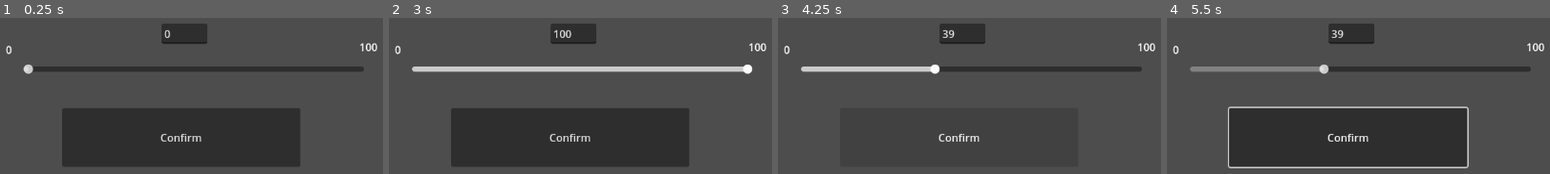
Above: before the commit, frames 1-4 (left to right).
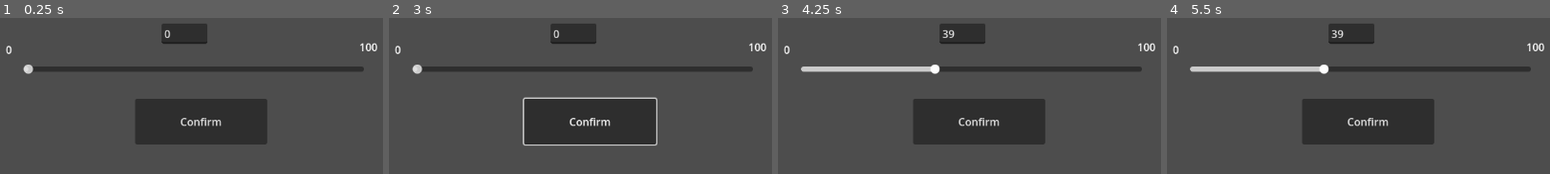
Above: after the commit, the same moments.

Repository: Gutek8134/poison-craft
Game: Godot game, scene res://scenes/prefabs/ui/split_slider.tscn
Two runs of this game, one before a commit and one after it. Both use one fixed random seed, a clock stepped at 60 frames per second and the inputs below. The project has no main scene, so this scene is started directly.
Inputs (mouse positions are in pixels of both pictures, inside the frame that each line leads up to):
- Up to frame 1 (0.25 s): no input
- Up to frame 2 (3 s): click "Confirm" at 0.5 s; click "Confirm" at 1.25 s; click "Confirm" at 2 s; tap Enter at 2.75 s; move the mouse to (752, 47) at 2.77 s; hold Shift from 2.78 s (still down); click (752, 47) at 2.92 s
- Up to frame 3 (4.25 s): release Shift at 3.5 s; tap Space at 3.5 s; drag from (820, 89) to (935, 153) at 3.52 s
- Up to frame 4 (5.5 s): tap Enter at 4.25 s; move the mouse to (outside the picture) at 4.27 s; hold Shift 4.28-5 s; click (outside the picture) at 4.42 s; tap Space at 5 s; drag from (1324, 153) to (outside the picture) at 5.02 s

The runs differ from the first frame. In frame 1, 18% of the frame differs, in the area x 16-79%, y 51-96%; in frame 2, 22%, in the area x 5-96%, y 7-96%; in frame 3, 2.7%; in frame 4, 20%.
Error before the commit: Invalid assignment of property or key 'text' with value of type 'String' on a base object of type 'null instance'. (res://scripts/inventory_manager.gd:14)

Commit message:
Fixed spawning of ingredients

Diff:
--- a/scenes/levels/main.tscn
+++ b/scenes/levels/main.tscn
@@ -62,3 +62,6 @@
 
 [node name="InventoryBox" parent="." instance=ExtResource("3_wkdsw")]
 position = Vector2(1008, 553)
+
+[node name="IngredientSpawn" type="Node2D" parent="."]
+position = Vector2(177, 363)
--- a/scenes/prefabs/ingredients/Blue Leaf.tscn
+++ b/scenes/prefabs/ingredients/Blue Leaf.tscn
@@ -38,6 +38,7 @@
 
 [node name="Container" parent="." instance=ExtResource("2_kimrc")]
 visible = false
+z_index = 2
 position = Vector2(12, -294)
 
 [node name="Area2D" type="Area2D" parent="Container"]
--- a/scenes/prefabs/ui/inventory_ui.tscn
+++ b/scenes/prefabs/ui/inventory_ui.tscn
@@ -10,8 +10,6 @@
 grow_horizontal = 2
 grow_vertical = 2
 script = ExtResource("1_kvqjj")
-x_offset = null
-time_to_show_inventory = null
 
 [node name="ScrollContainer" type="ScrollContainer" parent="."]
 layout_mode = 1
--- a/scenes/prefabs/ui/split_slider.tscn
+++ b/scenes/prefabs/ui/split_slider.tscn
@@ -11,45 +11,19 @@
 grow_vertical = 2
 script = ExtResource("1_duapj")
 
-[node name="MinimumValueText" type="RichTextLabel" parent="."]
-layout_mode = 1
-anchors_preset = -1
-anchor_left = 0.259
-anchor_top = 0.5
-anchor_right = 0.259
-anchor_bottom = 0.5
-offset_left = -95.368
-offset_top = -40.0
-offset_right = 90.632
-offset_bottom = -3.0
-bbcode_enabled = true
-text = "[center]0[/center]"
-
-[node name="MaximumValueText" type="RichTextLabel" parent="."]
-layout_mode = 1
-anchors_preset = -1
-anchor_left = 0.727
-anchor_top = 0.5
-anchor_right = 0.727
-anchor_bottom = 0.5
-offset_left = -92.5041
-offset_top = -44.0
-offset_right = 93.4959
-offset_bottom = -8.0
-bbcode_enabled = true
-text = "[center]100[/center]"
-
 [node name="Button" type="Button" parent="."]
 layout_mode = 1
-anchors_preset = -1
-anchor_left = 0.487
-anchor_top = 0.665
-anchor_right = 0.487
-anchor_bottom = 0.665
-offset_left = -185.024
-offset_top = -46.92
-offset_right = 173.976
-offset_bottom = 42.08
+anchors_preset = 8
+anchor_left = 0.5
+anchor_top = 0.5
+anchor_right = 0.5
+anchor_bottom = 0.5
+offset_left = -90.0
+offset_top = 46.0
+offset_right = 109.0
+offset_bottom = 115.0
+grow_horizontal = 2
+grow_vertical = 2
 text = "Confirm"
 
 [node name="ValueSlider" type="HSlider" parent="."]
@@ -63,6 +37,34 @@
 offset_top = -50.0
 offset_right = 255.0
 offset_bottom = 52.0
+
+[node name="MinimumValueText" type="RichTextLabel" parent="ValueSlider"]
+layout_mode = 1
+anchors_preset = -1
+anchor_left = 0.259
+anchor_top = 0.5
+anchor_right = 0.259
+anchor_bottom = 0.5
+offset_left = -247.126
+offset_top = -41.0
+offset_right = -61.126
+offset_bottom = -4.0
+bbcode_enabled = true
+text = "[center]0[/center]"
+
+[node name="MaximumValueText" type="RichTextLabel" parent="ValueSlider"]
+layout_mode = 1
+anchors_preset = -1
+anchor_left = 0.727
+anchor_top = 0.5
+anchor_right = 0.727
+anchor_bottom = 0.5
+offset_left = 54.3219
+offset_top = -45.0
+offset_right = 240.322
+offset_bottom = -9.0
+bbcode_enabled = true
+text = "[center]100[/center]"
 
 [node name="ValueText" type="LineEdit" parent="."]
 layout_mode = 1
--- a/scripts/inventory_manager.gd
+++ b/scripts/inventory_manager.gd
@@ -4,14 +4,15 @@
 
 @onready var gold: int = 100
 ## key: string (ingredient name) = int (amount in inventory)
-@onready var inventory: Dictionary = {}
+@onready var inventory: Dictionary = {"Blue Leaf": 100}
 @onready var ingredient_table := IngredientDataTable.factory()
 var inventory_ui: inventory_ui_class
 var gold_display: RichTextLabel
 
 func _ready() -> void:
     gold_display = get_tree().current_scene.get_node("CurrentGold") as RichTextLabel
-    gold_display.text = "[right]Current gold: %d[/right]" % [gold]
+    if gold_display:
+        gold_display.text = "[right]Current gold: %d[/right]" % [gold]
     # var _a = ((ingredient_table.data["Blue Leaf"] as PackedScene).get_state().get_script() as Ingredient).composition
 
 func add_to_inventory(ingredient_name: String, amount: int) -> void:
@@ -39,8 +40,10 @@
 
 func add_gold(amount: int) -> void:
     gold += amount
-    gold_display.text = "[right]Current gold: %d[/right]" % [gold]
+    if gold_display:
+        gold_display.text = "[right]Current gold: %d[/right]" % [gold]
 
 func remove_gold(amount: int) -> void:
     gold -= amount
-    gold_display.text = "[right]Current gold: %d[/right]" % [gold]
+    if gold_display:
+        gold_display.text = "[right]Current gold: %d[/right]" % [gold]
--- a/scripts/ui/inventory_ui.gd
+++ b/scripts/ui/inventory_ui.gd
@@ -11,7 +11,7 @@
 var __inventory_hide_timer: SceneTreeTimer
 
 @onready var representations: Dictionary = {}
-
+@onready var ingredient_spawn_position: Vector2
 @onready var original_x = position.x
 
 # Primitive lock, should suffice
@@ -22,6 +22,9 @@
     visible = false
     position.x -= x_offset
     InventoryManager.inventory_ui = self
+    update()
+    var spawn_node: Node2D = get_tree().current_scene.get_node("IngredientSpawn")
+    ingredient_spawn_position = spawn_node.global_position
 
 func _process(_delta):
     if Input.is_action_just_pressed("inventory"):
@@ -100,22 +103,25 @@
         return
 
     var slider: Control = slider_scene.instantiate()
+    slider.position = get_viewport_rect().get_center()
     var value_slider: Slider = slider.get_node("ValueSlider")
     value_slider.min_value = 0
     value_slider.max_value = InventoryManager.inventory[ingredient_name]
-    (slider.get_node("MinimumValueText") as RichTextLabel).text = "[center]%d[/center]" % [value_slider.min_value]
-    (slider.get_node("MaximumValueText") as RichTextLabel).text = "[center]%d[/center]" % [value_slider.max_value]
+    (slider.get_node("ValueSlider/MinimumValueText") as RichTextLabel).text = "[center]%d[/center]" % [value_slider.min_value]
+    (slider.get_node("ValueSlider/MaximumValueText") as RichTextLabel).text = "[center]%d[/center]" % [value_slider.max_value]
     (slider.get_node("Button") as Button).button_down.connect(_take_out_slider.bind(ingredient_name, value_slider))
     get_tree().current_scene.add_child(slider)
 
 func _take_out(ingredient_name: String, amount: int) -> void:
-    for i in range(amount):
-        get_tree().current_scene.add_child((load("res://scenes/prefabs/ingredients/%s.tscn" % ingredient_name) as PackedScene).instantiate())
-    InventoryManager.remove_from_inventory(ingredient_name, amount)
+    var ingredient_instance := (load("res://scenes/prefabs/ingredients/%s.tscn" % ingredient_name) as PackedScene).instantiate() as Ingredient
+    ingredient_instance.amount = amount
+    ingredient_instance.global_position = ingredient_spawn_position
+    get_tree().current_scene.add_child(ingredient_instance)
     if amount == InventoryManager.inventory[ingredient_name]:
         remove_representation(ingredient_name)
     else:
         (representations[ingredient_name].get_node("IngredientRepresentation/IngredientAmount") as RichTextLabel).text = "[center]%d[/center]" % [InventoryManager.inventory[ingredient_name]]
+    InventoryManager.remove_from_inventory(ingredient_name, amount)
 
 
 func _take_out_slider(ingredient_name: String, slider: HSlider) -> void:
